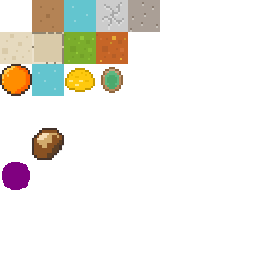
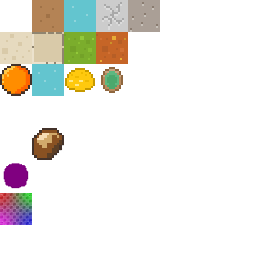
Two versions of the same layered image (256px x 256px). Layer-by-layer changes:
painted on "Background" over [0, 162, 32, 225]
